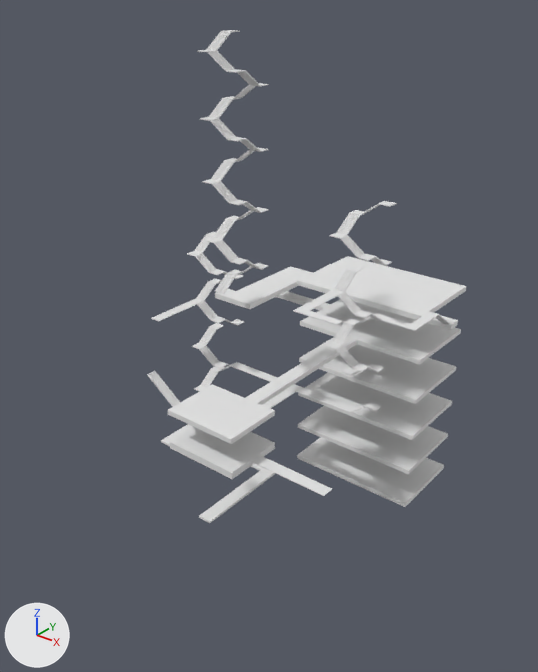
The FBX model exit mask/Assets/Models/Level Parts/tower.FBX as it was, and as the next commit left it.
Before and after are seen from a 50 mm camera at (96.8, -103.8, 91.3) aimed at (15.2, -1.8, 28.0). Every picture has the same lights, and +X, +Y and +Z are marked at lower left. Where no turn or scale is listed for an object, it has been applied to the vertices. Vertices at the same position are counted once.

Before the edit, the objects in view are built like this:
```python
me_mesh = bpy.data.meshes.new('Mesh')
me_mesh.from_pydata(...)  # 2920 vertices, 5694 faces; spans x -7.6..44.3, y -26.9..10.3, z -2.6..57.1
me_mesh_002 = bpy.data.meshes.new('Mesh.002')
me_mesh_002.from_pydata(...)  # 1461 vertices, 2856 faces; spans x -4.0..4.0, y -3.9..3.9, z 0.0..43.8
me_mesh_008 = bpy.data.meshes.new('Mesh.008')
me_mesh_008.from_pydata(...)  # 48 vertices, 44 faces; spans x -1.4..44.8, y -48.5..14.5, z -1.0..0.0
ob_box002 = bpy.data.objects.new('Box002', me_mesh_008)
ob_box002.location = (-6.7, 21.6, 22.2)
ob_source001 = bpy.data.objects.new('source001', me_mesh_002)
ob_source001.location = (14.4, -9.8, 39.3)
ob_tower_of_stairs = bpy.data.objects.new('tower_of_stairs', me_mesh)
ob_tower_of_stairs.location = (0.0, 0.0, 0.0)
# also in view: 'Line003' at (4.0, -9.5, -2.8); 'Object004' at (23.2, 26.8, -13.8); 'Object001' at (23.2, 26.8, 12.6); 'Plane001' at (26.3, 26.3, 31.7); 'Object002' at (23.2, 26.8, 3.8)
```
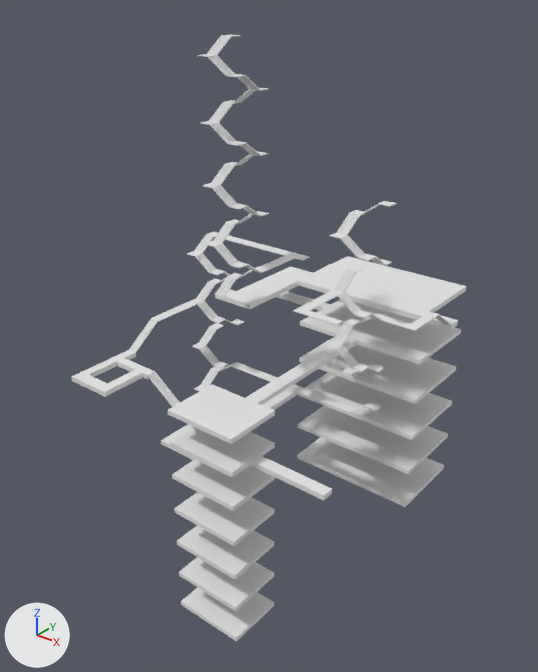
Location of each change, [x1, y1, x2, y2] in pixels of the pictures (538 x 672 px; the box of a moved part takes in the faces that stretch with it):
'tower_of_stairs', reshaped (58% taller): before [151, 201, 439, 496]; after [152, 35, 439, 501]
'source001', deleted: before [198, 30, 269, 294]
'Box004', added: after [174, 492, 274, 546]
'Box003', added: after [172, 459, 275, 511]
'Box005', added: after [177, 525, 274, 579]
'Box006', added: after [179, 557, 274, 611]
'Box007', added: after [181, 587, 274, 642]
'Plane002', added: after [72, 350, 154, 397]
'StraightStair006', added: after [129, 318, 158, 352]
part 1 of me_mesh, added: after [197, 35, 240, 75]
part 2 of me_mesh, added: after [233, 87, 268, 103]
part 3 of me_mesh, added: after [209, 100, 241, 122]
part 4 of me_mesh, added: after [234, 151, 269, 166]
part 5 of me_mesh, added: after [211, 162, 242, 185]
part 6 of me_mesh, added: after [235, 211, 269, 224]
part 7 of me_mesh, added: after [213, 219, 242, 243]
part 8 of me_mesh, added: after [205, 241, 238, 265]
part 9 of me_mesh, added: after [215, 273, 241, 297]
part 10 of me_mesh, added: after [230, 261, 261, 273]
part 11 of me_mesh, added: after [229, 203, 261, 216]
part 12 of me_mesh, added: after [203, 183, 237, 206]
part 13 of me_mesh, added: after [200, 121, 236, 143]
part 14 of me_mesh, added: after [227, 141, 261, 155]
part 15 of me_mesh, added: after [226, 74, 260, 90]
part 16 of me_mesh, added: after [214, 235, 310, 279]
part 17 of me_mesh, moved or reshaped: before [170, 395, 332, 496]; after [170, 392, 332, 501]

Edits to the bpy script that builds the scene:
```text
Change me_mesh:
    remove me_mesh.from_pydata(...)  # 2920 vertices, 5694 faces; spans x -7.6..44.3, y -26.9..10.3, z -2.6..57.1
    add me_mesh.from_pydata(...)  # 4385 vertices, 8562 faces; spans x -7.6..44.3, y -26.9..10.3, z -2.6..82.4
    me_mesh part 1: the loose piece of 171 vertices spanning x -4.0..1.8, y -3.9..4.0, z 38.6..43.8 is copied, and the copy is scaled about its middle by 1, then moved by (14.4, -9.9, 38.6); it spans x 10.4..16.3, y -13.8..-5.9, z 77.3..82.4
    me_mesh part 2: the loose piece of 86 vertices spanning x 32.0..37.7, y 1.8..4.0, z 54.5..57.1 is copied, and the copy is moved by (-19.4, -9.9, 17.6); it spans x 12.6..18.4, y -8.1..-5.9, z 72.1..74.7
    me_mesh part 3: the loose piece of 86 vertices spanning x 29.9..32.0, y -1.8..4.0, z 52.0..54.5 is copied, and the copy is moved by (-19.4, -9.9, 17.6); it spans x 10.4..12.6, y -11.6..-5.9, z 69.6..72.1
    me_mesh part 4: the loose piece of 86 vertices spanning x 32.0..37.7, y 1.8..4.0, z 54.5..57.1 is copied, and the copy is moved by (-19.4, -9.9, 7.3); it spans x 12.6..18.4, y -8.1..-5.9, z 61.8..64.4
    me_mesh part 5: the loose piece of 86 vertices spanning x 29.9..32.0, y -1.8..4.0, z 52.0..54.5 is copied, and the copy is moved by (-19.4, -9.9, 7.3); it spans x 10.4..12.6, y -11.6..-5.9, z 59.3..61.8
    me_mesh part 6: the loose piece of 86 vertices spanning x 32.0..37.7, y 1.8..4.0, z 54.5..57.1 is copied, and the copy is moved by (-19.4, -9.9, -3.0); it spans x 12.6..18.4, y -8.1..-5.9, z 51.5..54.1
    me_mesh part 7: the loose piece of 86 vertices spanning x 29.9..32.0, y -1.8..4.0, z 52.0..54.5 is copied, and the copy is moved by (-19.4, -9.9, -3.0); it spans x 10.4..12.6, y -11.6..-5.9, z 49.0..51.5
    me_mesh part 8: the loose piece of 86 vertices spanning x 29.9..35.6, y -4.0..-1.8, z 49.4..52.0 is copied, and the copy is moved by (-19.4, -9.8, -3.0); it spans x 10.4..16.3, y -13.8..-11.6, z 46.4..49.0
    me_mesh part 9: the loose piece of 86 vertices spanning x 29.9..32.0, y -1.8..4.0, z 41.7..44.2 is copied, and the copy is moved by (-19.5, -9.9, -3.0); it spans x 10.4..12.6, y -11.6..-5.9, z 38.6..41.2
    me_mesh part 10: the loose piece of 86 vertices spanning x 1.8..4.0, y -3.9..1.8, z 36.1..38.6 is copied, and the copy is moved by (14.4, -9.8, 7.7); it spans x 16.3..18.4, y -13.8..-8.1, z 43.8..46.4
    me_mesh part 11: the loose piece of 86 vertices spanning x 1.8..4.0, y -3.9..1.8, z 36.1..38.6 is copied, and the copy is moved by (14.4, -9.8, 18.0); it spans x 16.3..18.4, y -13.8..-8.1, z 54.1..56.7
    me_mesh part 12: the loose piece of 86 vertices spanning x 29.9..35.6, y -4.0..-1.8, z 49.4..52.0 is copied, and the copy is moved by (-19.4, -9.8, 7.3); it spans x 10.4..16.3, y -13.8..-11.6, z 56.7..59.3
    me_mesh part 13: the loose piece of 86 vertices spanning x 29.9..35.6, y -4.0..-1.8, z 49.4..52.0 is copied, and the copy is moved by (-19.4, -9.8, 17.6); it spans x 10.4..16.3, y -13.8..-11.6, z 67.0..69.6
    me_mesh part 14: the loose piece of 86 vertices spanning x 1.8..4.0, y -3.9..1.8, z 36.1..38.6 is copied, and the copy is moved by (14.4, -9.8, 28.3); it spans x 16.3..18.4, y -13.8..-8.1, z 64.4..67.0
    me_mesh part 15: the loose piece of 86 vertices spanning x 1.8..4.0, y -3.9..1.8, z 36.1..38.6 is copied, and the copy is moved by (14.4, -9.8, 38.6); it spans x 16.3..18.4, y -13.8..-8.1, z 74.7..77.3
    me_mesh part 16: 98 vertices added at x 12.6..20.3, y -8.1..4.0, z 41.2..43.8
    me_mesh part 17: 3 vertices moved from x 27.3..42.9, y -22.2..-19.9, z 15.3 to x 27.3..42.9, y -22.2..-19.9, z 14.5; 19 vertices removed from x 12.4..27.3, y -26.9..-15.3, z 14.1..15.5; 11 vertices added at x 12.4..27.3, y -26.9..4.0, z 14.5
Remove ob_source001:
    ob_source001 = bpy.data.objects.new('source001', me_mesh_002)
Add ob_box007:
    ob_box007 = bpy.data.objects.new('Box007', me_mesh_019)  # a box spanning x -7.45..7.45, y -5.81..5.81, z -0.96..0.0
    ob_box007.location = (19.9, -21.1, -23.1)
Add ob_box003:
    ob_box003 = bpy.data.objects.new('Box003', me_mesh_019.copy())
    ob_box003.location = (19.9, -21.1, 8.3)
Add ob_straightstair006:
    ob_straightstair006 = bpy.data.objects.new('StraightStair006', me_mesh_013_1)  # 138 vertices, 272 faces; spans x 0.0..1.87, y 0.18..6.35, z 0.0..4.41
    ob_straightstair006.location = (-3.9, -20.9, 26.5)
Add ob_box004:
    ob_box004 = bpy.data.objects.new('Box004', me_mesh_019.copy())
    ob_box004.location = (19.9, -21.1, 0.5)
Add ob_plane002:
    ob_plane002 = bpy.data.objects.new('Plane002', me_mesh_014)  # 36 vertices, 34 faces; spans x -0.92..9.23, y -12.78..0.88, z -0.94..0.0
    ob_plane002.location = (-3.0, -21.6, 26.5)
Add ob_box005:
    ob_box005 = bpy.data.objects.new('Box005', me_mesh_019.copy())
    ob_box005.location = (19.9, -21.1, -7.4)
Add ob_box006:
    ob_box006 = bpy.data.objects.new('Box006', me_mesh_019.copy())
    ob_box006.location = (19.9, -21.1, -15.2)
```
